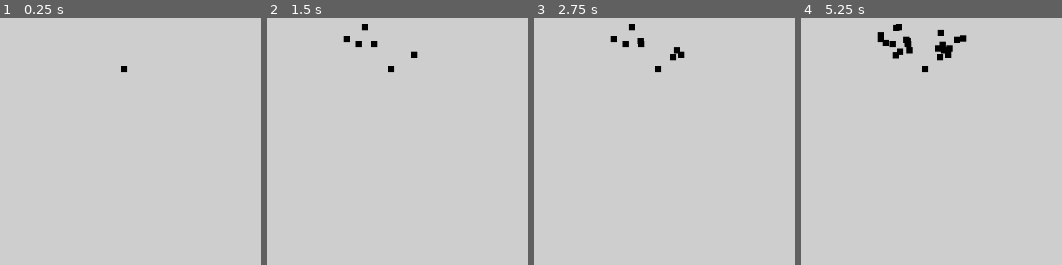
Above: before the commit, frames 1-4 (left to right).
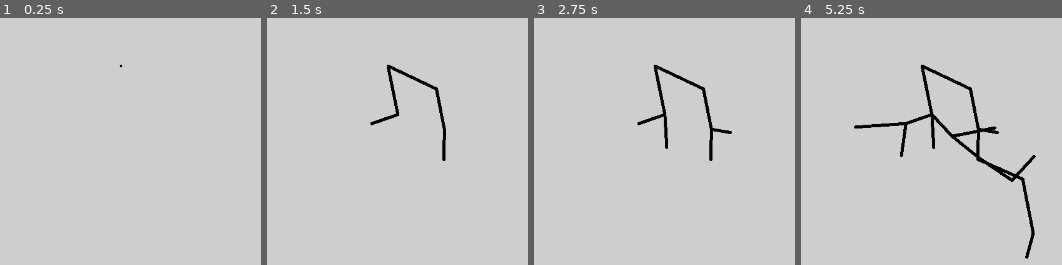
Above: after the commit, the same moments.

Repository: JaretMcManus/patterns
Game: Godot game, scene res://scenes/main.tscn
Same seed, same stepped clock (60 frames per second), same inputs: the game is played once before the commit and once after it.
Inputs:
- Up to frame 1 (0.25 s): no input
- Up to frame 2 (1.5 s): tap Enter (ui_accept) at 0.5, 0.6, 0.77, 1.07, 1.35 s
- Up to frame 3 (2.75 s): tap Enter (ui_accept) at 1.52, 1.82, 2.1 s
- Up to frame 4 (5.25 s): tap Enter (ui_accept) at 2.75, 2.85, 3.02, 3.32, 3.5, 3.6, 3.77, 4.07, 4.25, 4.35, 4.52, 4.82, 5, 5.1 s

The runs differ from the first frame. In frame 1, less than 0.1% of the frame differs, in the area x 45-49%, y 19-22%; in frame 2, 1.4%; in frame 3, 1.9%; in frame 4, 4.6%, in the area x 20-91%, y 2-98%.

Commit message:
need to implement colliding, siblings now wont crowd a bud

Diff:
--- a/project.godot
+++ b/project.godot
@@ -15,6 +15,10 @@
 config/features=PackedStringArray("4.3", "Forward Plus")
 config/icon="res://icon.svg"
 
+[autoload]
+
+Global="*res://scripts/global.gd"
+
 [display]
 
 window/size/viewport_width=1280
--- a/scenes/bud.tscn
+++ b/scenes/bud.tscn
@@ -2,14 +2,22 @@
 
 [ext_resource type="Script" path="res://scripts/bud.gd" id="1_nxxry"]
 
-[node name="Bud" type="Node2D" node_paths=PackedStringArray("Line")]
+[node name="Bud" type="Node2D"]
 script = ExtResource("1_nxxry")
-Line = NodePath("Line2D")
+DO_DRAW_CIRCLE = true
+CIRCLE_RADIUS = 2.5
 
 [node name="Line2D" type="Line2D" parent="."]
-points = PackedVector2Array(1, -2)
+
+[node name="StaticBody2D" type="StaticBody2D" parent="Line2D"]
+
+[node name="Area2D" type="Area2D" parent="Line2D/StaticBody2D"]
 
 [node name="ColorRect" type="ColorRect" parent="."]
+visible = false
 offset_right = 10.0
 offset_bottom = 10.0
 color = Color(0, 0, 0, 1)
+
+[node name="RayCast2D" type="RayCast2D" parent="."]
+visible = false
--- a/scripts/bud.gd
+++ b/scripts/bud.gd
@@ -1,27 +1,82 @@
 class_name Bud extends Node2D
 
-var children: Array[Bud] = []
+
+var bud_children: Array[Bud] = []
+var child_areas: Array[Area2D] = []
 var parent: Bud
-@export var Line: Line2D
+
+#var negative_open: bool = true
+#var positive_open: bool = true
+
+@export_group("Drawing")
+var COLOR: Color = Global.COLOR
+@export_subgroup("Line")
+var Line: Line2D
+@export var LINE_WIDTH: float = 5
+
+@export_subgroup("Circle")
+@export var DO_DRAW_CIRCLE: bool = false
+@export var CIRCLE_RADIUS: float = 4
+
+@export var MINIMUM_ANGLE_TO_SIBLING: float = deg_to_rad(30)
+
+
 var Bud_scene = preload("res://scenes/bud.tscn")
 
 func _ready() -> void:
-	pass
+	Line = get_children().filter(
+		func(child): return child is Line2D
+	)[0]
+	Line.default_color = COLOR
+	Line.width = LINE_WIDTH
+
 
 func spawn_child(length: float, angle: float) -> Bud:
 	## Get the out_line (line through the parent and self)
-	var out_line: Vector2 = (parent.position - self.position).normalized()
+	var out_line: Vector2 = parent.position.direction_to(self.position)
 	out_line *= length # scale to length
 
 	## rotate line
 	var child_position_offset = out_line.rotated(angle)
 
+	## Check angle to other children
+	for other_child in self.bud_children:
+		var other_child_offset = other_child.position - self.position
+		var angle_between = acos(child_position_offset.normalized().dot(other_child_offset.normalized()))
+
+		if angle_between < MINIMUM_ANGLE_TO_SIBLING: return null
+
+
+	## Check for collisions
+
+
 	## Make child
 	var child: Bud = Bud_scene.instantiate()
+	child.parent = self
+	self.bud_children.append(child)
 	child.position = self.position + child_position_offset
 	child.queue_redraw()
+
 	## Connect Line2d
+	Line.add_point(Vector2.ZERO)
+	Line.add_point(child.position - self.position)
 
 	## Make Collision shape
+	add_collision_segment(self.position, child.position)
 
 	return child
+
+
+func add_collision_segment(start: Vector2, end: Vector2) -> void:
+	var new_shape = CollisionShape2D.new()
+	$Line2D/StaticBody2D/Area2D.add_child(new_shape)
+	var rect = RectangleShape2D.new()
+	new_shape.position = (end - start) / 2
+	new_shape.rotation = start.direction_to(end).angle()
+	var length = start.distance_to(end)
+	rect.extents = Vector2(length / 2, 10)
+	new_shape.shape = rect
+
+func _draw() -> void:
+	if DO_DRAW_CIRCLE:
+		draw_circle(Vector2.ZERO, CIRCLE_RADIUS, COLOR, true)
--- /dev/null
+++ b/scripts/global.gd
@@ -0,0 +1,3 @@
+extends Node
+
+var COLOR: Color = Color.BLACK
--- a/scripts/main.gd
+++ b/scripts/main.gd
@@ -6,17 +6,19 @@
 
 @export_group("angle")
 @export var default_angle = deg_to_rad(45)
-@export var angle_var = .4
+@export var angle_var = .9
 
 var Bud_scene = preload("res://scenes/bud.tscn")
 var root: Bud
 var viable_buds: Array[Bud] = []
+
 
 func _ready() -> void:
 	## Add root node to middle of screen
 	root = Bud_scene.instantiate()
 	root.position = Vector2(get_viewport().size.x / 2, get_viewport().size.y / 2)
 	add_child(root)
+	root.queue_redraw()
 
 	## Add a dummy root parent so root has a valid direction
 	var dummy = Bud_scene.instantiate()
@@ -28,6 +30,14 @@
 	## Add root to viable buds list
 	viable_buds.append(root)
 
+	#var timer := Timer.new()
+	#add_child(timer)
+	#timer.wait_time = .6
+	#timer.connect("timeout", _on_timeout)
+	#timer.start()
+
+func _on_timeout():
+	calculate_next_line()
 
 func _input(_event: InputEvent) -> void:
 	if Input.is_action_just_pressed("ui_accept"):
@@ -42,8 +52,13 @@
 	if randi() % 2 == 0:
 		new_angle *= -1
 
-	var child = root.spawn_child(new_length, new_angle)
-	add_child(child)
+	## get random viable node
+	var off_bud = viable_buds.pick_random()
+	var child = off_bud.spawn_child(new_length, new_angle)
+	if child:
+		viable_buds.append(child)
+		add_child(child)
+	else: print("failed to create child")
 
 
 func randomize_value(default: float, variance: float) -> float:
